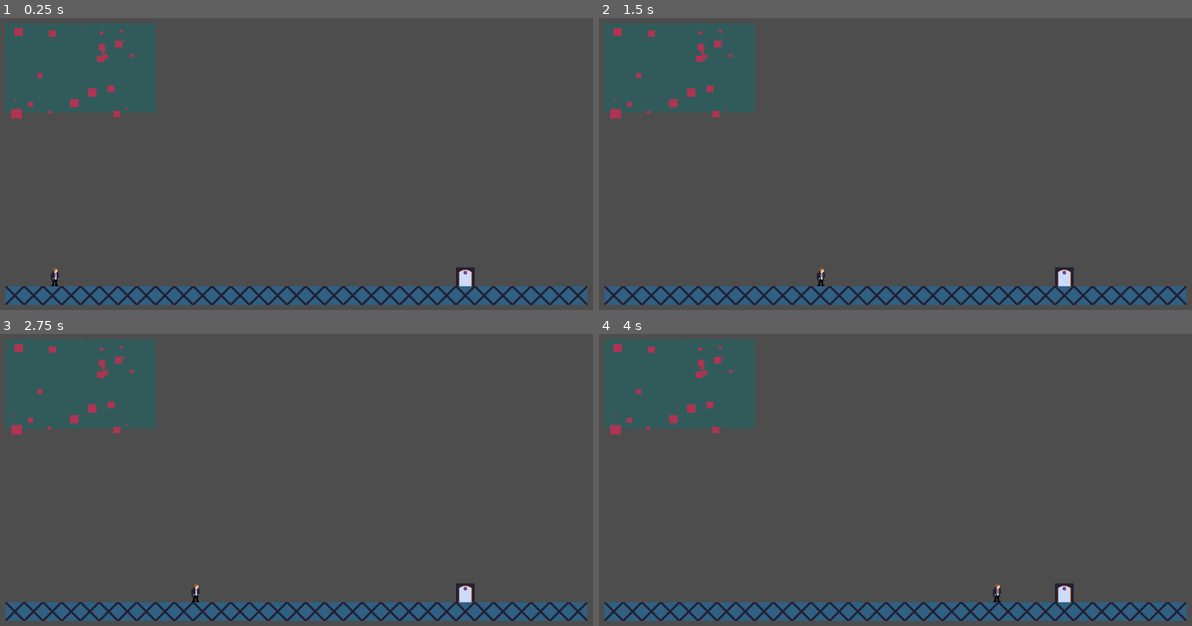
Above: before the commit, frames 1-4 (two rows, left to right).
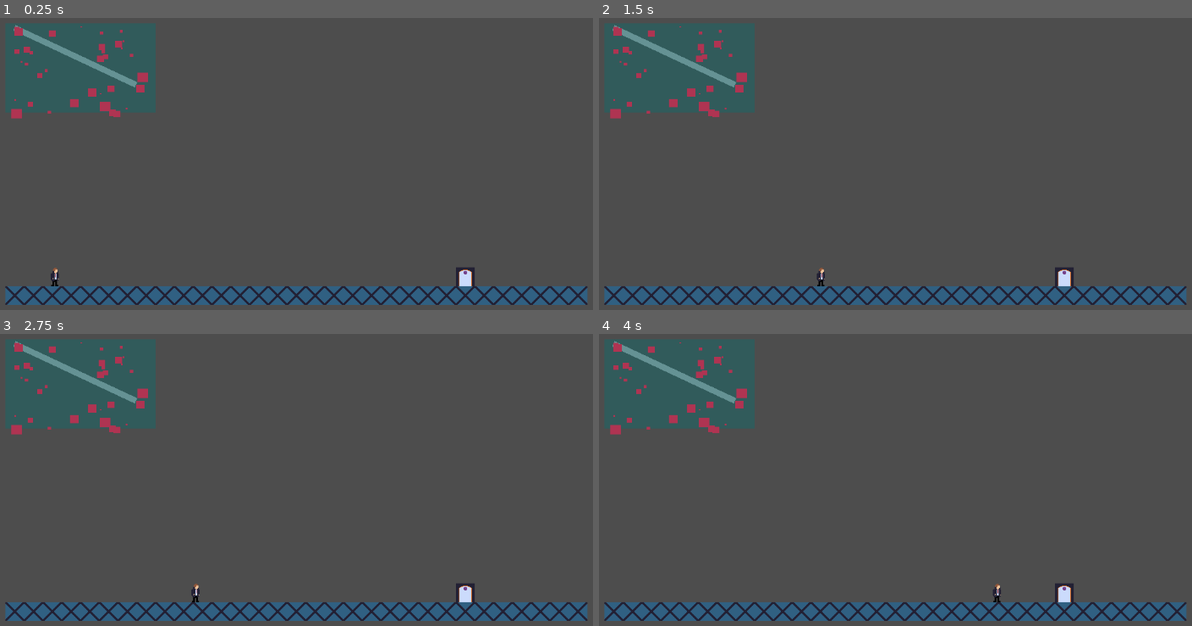
Above: after the commit, the same moments.

Repository: adamsocki/godot_city1
Game: Godot game, scene res://scenes/Game.tscn
The game is run twice, just before and just after one commit, with the same random seed, the same clock (stepped at 60 frames per second) and the same inputs.
Inputs:
- Up to frame 1 (0.25 s): no input
- Up to frame 2 (1.5 s): tap Enter (ui_accept) at 0.5, 0.77, 1.25 s; hold Right (ui_right) from 0.53 s (still down)
- Up to frame 3 (2.75 s): tap Enter (ui_accept) at 1.52, 2 s; release Right (ui_right) at 2.03 s; hold Left (ui_left) from 2.03 s (still down)
- Up to frame 4 (4 s): release Left (ui_left) at 2.78 s; hold Right (ui_right) from 2.78 s (still down); tap Enter (ui_accept) at 3.02, 3.5, 3.77 s

The runs differ from the first frame. In frame 1, 0.7% of the frame differs, in the area x 2-25%, y 2-34%; in frame 2, 0.7%; in frame 3, 0.7%; in frame 4, 0.7%.

Commit message:
line between population centers by greatest dist

Diff:
--- a/Subway/grid.gd
+++ b/Subway/grid.gd
@@ -7,7 +7,10 @@
 
 var occupied_grid_locations
 var station_list = []
+
 var station_list_pop_sort = []
+var pop_pair_1 = []
+
 var station_list_emp_sort = []
 
 
@@ -59,6 +62,36 @@
 	for i in station_list.size():
 		print(station_list[i].nearby_population)
 
+
+func calc_max_distance_by_top_number(num: int):
+	var greatest_distance = 0
+	var greatest_pair = null
+	var count = 0
+	for i in 5:
+		for j in 5:
+			if i != j:
+				var current_vector = station_list_pop_sort[i].grid_location
+				var next_vector = station_list_pop_sort[j].grid_location
+
+				var distance = current_vector.distance_to(next_vector)
+
+				if distance > greatest_distance:
+					greatest_distance = distance
+					greatest_pair = [station_list_pop_sort[i], station_list_pop_sort[j]]
+				count += 1
+				print(count)
+				print(current_vector)
+				print(next_vector)
+				print(distance)
+
+	print("final")
+	print(greatest_pair[0].grid_location)
+	print(greatest_pair[1].grid_location)
+	print(greatest_distance)
+	pop_pair_1 = greatest_pair.duplicate()
+#	draw_line(greatest_pair[0].grid_location, greatest_pair[1].grid_location)
+#	print()
+
 func sort_employment_high_to_low():
 	pass
 
--- a/Subway/grid_manager.gd
+++ b/Subway/grid_manager.gd
@@ -13,14 +13,15 @@
 	Grid_Display_Scene = grid_display_scene
 
 	# CREATE RANDOM STATIONS
-	for a in 23:
+	for a in 38:
 		var new_station = Global.grid.generate_new_station()
 #		stations.append(new_station)
 #		print(new_station.grid_location)
 
-	Grid_Display_Scene.init_grid_display()
 
 	Global.grid.sort_pouplation_high_to_low()
+	Global.grid.calc_max_distance_by_top_number(5)
+	Grid_Display_Scene.init_grid_display()
 
 
 # Called every frame. 'delta' is the elapsed time since the previous frame.
--- a/scripts/Grid_display_script.gd
+++ b/scripts/Grid_display_script.gd
@@ -7,6 +7,7 @@
 
 	# RESIZE MAP_VIEWER TO MAP_SIZE->COLOR_RECT
 	$Map_Viewer.size = $Map_Viewer/Map_Size.get_size()
+	var scaleFactor = Vector2($Map_Viewer.get_size().x / Global.grid.grid_size_x, $Map_Viewer.get_size().y / Global.grid.grid_size_y)
 
 	# LOAD AND SET STATIONS
 	for station in Global.grid.station_list:
@@ -16,8 +17,7 @@
 		station_load_to_map.set_station_data(station)
 
 		#SET STATION POSITION ON MAP_GUI
-		var scaleFactor = Vector2($Map_Viewer.get_size().x / Global.grid.grid_size_x, $Map_Viewer.get_size().y / Global.grid.grid_size_y)
-		var scaledVector = Vector2(station.grid_location.x  * scaleFactor.x, station.grid_location.y * scaleFactor.y)
+		var scaledVector = Vector2(station.grid_location.x * scaleFactor.x, station.grid_location.y * scaleFactor.y)
 		station_load_to_map.position = scaledVector
 
 		station_load_to_map.get_child(0).size.x *= station.nearby_population / 300
@@ -27,6 +27,15 @@
 
 
 
+func _draw():
+	var scaleFactor = Vector2($Map_Viewer.get_size().x / Global.grid.grid_size_x, $Map_Viewer.get_size().y / Global.grid.grid_size_y)
+
+	var vec1_line = Vector2((Global.grid.pop_pair_1[0].grid_location.x * scaleFactor.x) + $Map_Viewer.get_position().x,(Global.grid.pop_pair_1[0].grid_location.y * scaleFactor.y) + $Map_Viewer.get_position().y)
+	var vec2_line = Vector2((Global.grid.pop_pair_1[1].grid_location.x * scaleFactor.x) + $Map_Viewer.get_position().x,(Global.grid.pop_pair_1[1].grid_location.y * scaleFactor.y) + $Map_Viewer.get_position().y)
+	print(vec1_line)
+	print(vec2_line)
+
+	draw_line(vec1_line, vec2_line, Color.ALICE_BLUE, 10)
 func update_grid_display(delta):
 	pass
 
Not shown, changed: .DS_Store
